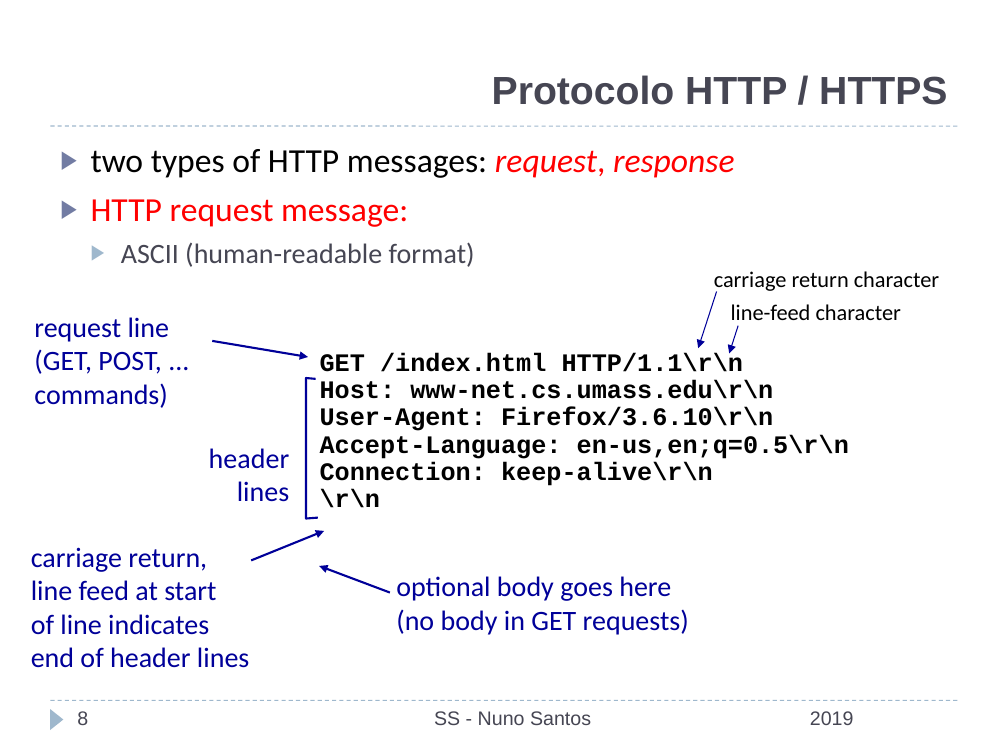
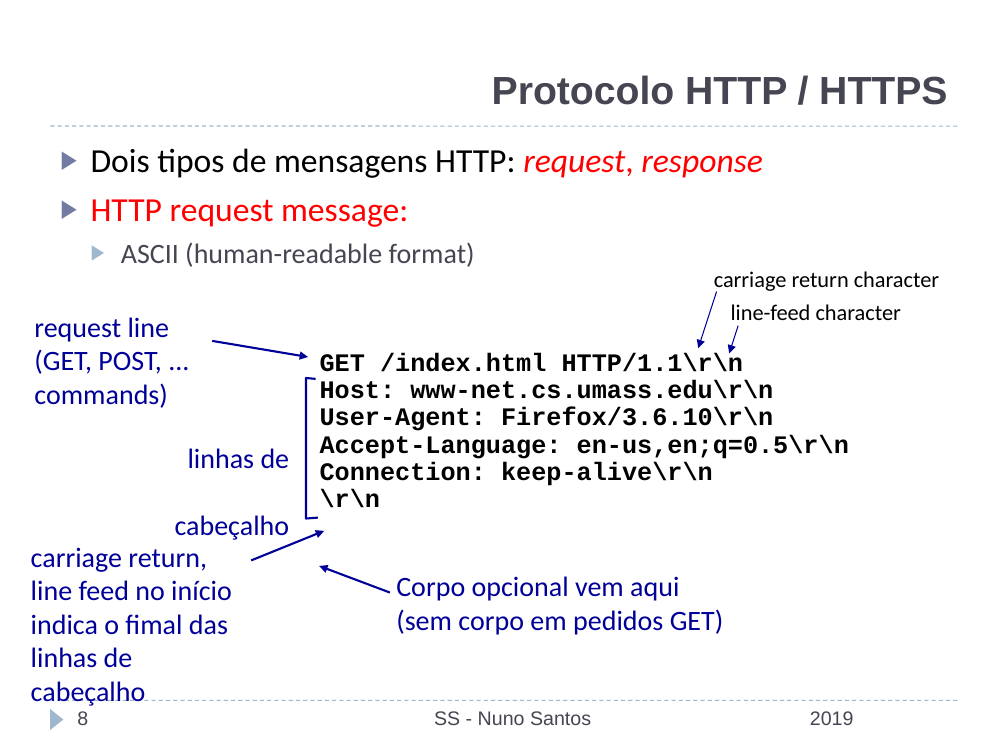
Before and after one commit to nuno-santos/acite2019, a slide deck: slide 8 of teoricas/acite2019-05-web_bd.pptx. Drawn at 1008x756 pixels with LibreOffice and Linux fonts; fonts in the diff are those of the drawing; background and template pictures are left out. Boxes give left, top, right and bottom in pixels: in the first picture for what was removed or moved away, otherwise in the second. Text is boxed around its words. In the diff, an @@ line names an element or a change of style, - is before the commit and + after.

```diff
--- a/teoricas/acite2019-05-web_bd.pptx
+++ b/teoricas/acite2019-05-web_bd.pptx
@@ text at [91,148,763,178]: text changed @@
-▶ two types of HTTP messages: request, response
+▶ Dois tipos de mensagens HTTP: request, response
@@ text at [175,448,290,540]: text changed @@
-header
-lines
+linhas de
+cabeçalho
@@ text at [31,580,232,668]: text changed @@
-line feed at start
-of line indicates
-end of header lines
+line feed no início
+indica o fimal das
+linhas de cabeçalho
@@ text at [396,576,724,635]: text changed @@
-optional body goes here
-(no body in GET requests)
+Corpo opcional vem aqui
+(sem corpo em pedidos GET)
```
Also in this commit, not shown: 14 other slides changed, 1 other file.
